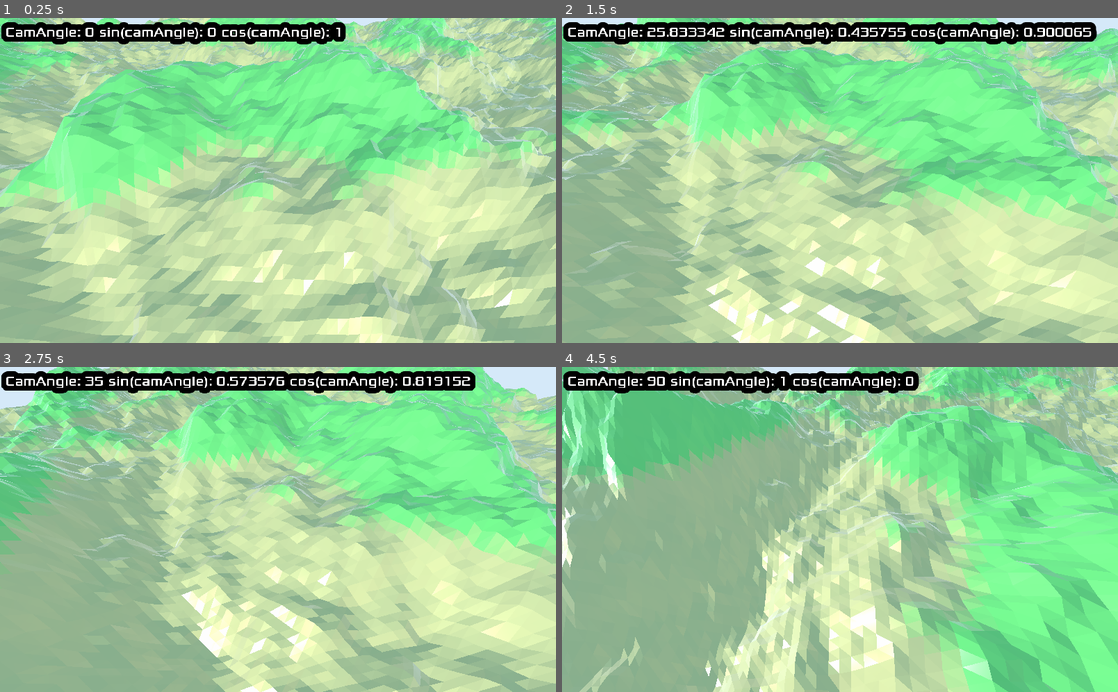
Above: before the commit, frames 1-4 (two rows, left to right).
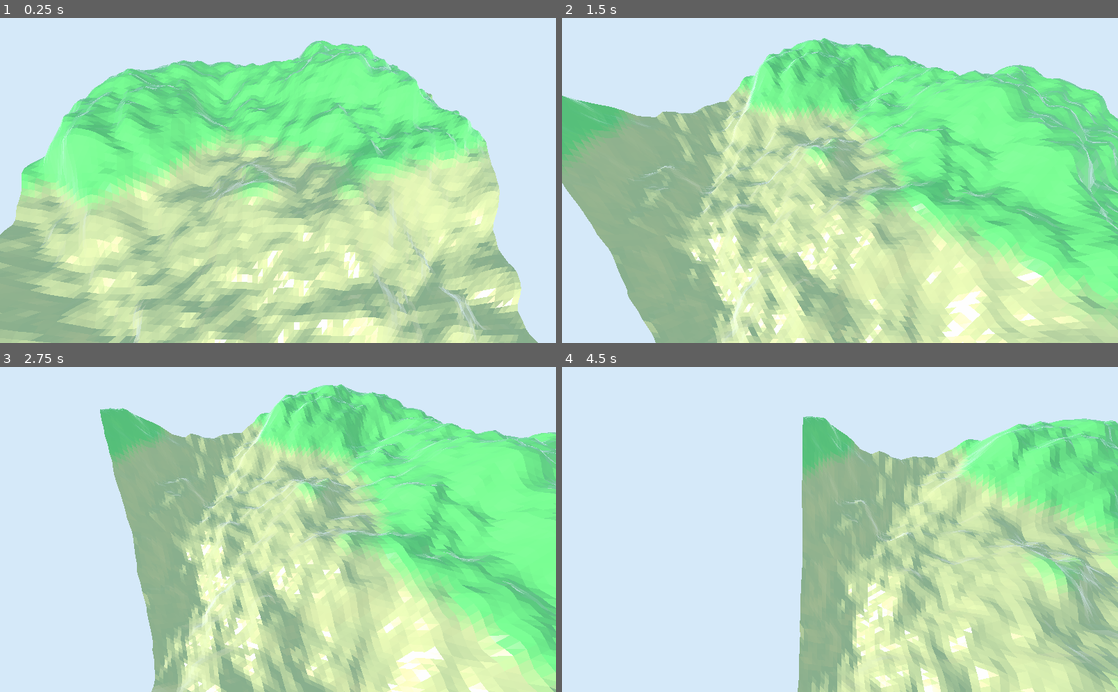
Above: after the commit, the same moments.

Repository: crystman/Godot_LowPolyTerrain
Game: Godot game, scene res://World.tscn
Same seed, same stepped clock (60 frames per second), same inputs: the game is played once before the commit and once after it.
Inputs:
- Up to frame 1 (0.25 s): no input
- Up to frame 2 (1.5 s): tap Enter (ui_accept) at 0.5, 0.77 s; hold E (ui_pan_right) 0.53-1.28 s; hold Shift (ui_shift, bound only after the commit) 0.53-1.28 s; hold Down (ui_down) from 1.28 s (still down); tap Shift (ui_shift, bound only after the commit) at 1.35 s
- Up to frame 3 (2.75 s): tap Enter (ui_accept) at 1.52 s; release Down (ui_down) at 2.03 s; hold E (ui_pan_right) from 2.03 s (still down); hold Shift (ui_shift, bound only after the commit) from 2.03 s (still down)
- Up to frame 4 (4.5 s): release E (ui_pan_right) at 2.78 s; release Shift (ui_shift, bound only after the commit) at 2.78 s; hold Up (ui_up) 2.78-3.53 s; tap Shift (ui_shift, bound only after the commit) at 2.85, 4.35 s; tap Enter (ui_accept) at 3.02, 3.77 s; hold Shift (ui_shift, bound only after the commit) 3.53-4.28 s; hold Left (ui_left) from 3.53 s (still down)

The runs differ from the first frame. In frame 1, 37% of the frame differs, in the area x 0-100%, y 0-100%; in frame 2, 64%; in frame 3, 74%; in frame 4, 90%.

Commit message:
Isolated Terrain Scene. TODO: Add visual indicator to current location

Diff:
--- a/LowPolyTerrain/MinorHUD.tscn
+++ b/LowPolyTerrain/MinorHUD.tscn
@@ -18,7 +18,6 @@
 margin_right = 1000.0
 margin_bottom = 42.7827
 custom_fonts/font = SubResource( 1 )
-text = "test"
 __meta__ = {
 "_edit_use_anchors_": false
 }
--- /dev/null
+++ b/LowPolyTerrain/Terrain.gd
@@ -0,0 +1,61 @@
+extends Spatial
+
+export var noisePeriod = 80
+export var noiseOctave = 6
+export var planeMeshSize = Vector2(100, 100)
+export var planeMeshSubdivideDepth = 99
+export var planeMeshSubdivideWidth = 99
+export var vertexAmplitude = 60
+
+var maxVertexHeight = 0
+var dataTool
+
+func _ready():
+	var noise = OpenSimplexNoise.new()
+	noise.period = noisePeriod
+	noise.octaves = noiseOctave
+
+	var planeMesh = PlaneMesh.new()
+	planeMesh.size = planeMeshSize
+	planeMesh.subdivide_depth = planeMeshSubdivideDepth
+	planeMesh.subdivide_width = planeMeshSubdivideWidth
+
+	var surfaceTool = SurfaceTool.new()
+	surfaceTool.create_from(planeMesh, 0)
+
+	var arrayPlane = surfaceTool.commit()
+
+	dataTool = MeshDataTool.new()
+	dataTool.create_from_surface(arrayPlane, 0)
+
+	for i in range(dataTool.get_vertex_count()):
+		var vertex = dataTool.get_vertex(i)
+		vertex.y = noise.get_noise_3d(vertex.x, vertex.y, vertex.z) * vertexAmplitude
+		maxVertexHeight = max(maxVertexHeight, vertex.y)
+		dataTool.set_vertex(i, vertex)
+#		vertex = dataTool.get_vertex(i)
+#		var message = "Vertex %s: %s %s %s"
+#		if vertex.z == 50 and (vertex.x > -10 and vertex.x < 10):
+#			print(message % [i, vertex.x, vertex.y, vertex.z])
+
+	for i in range(arrayPlane.get_surface_count()):
+		arrayPlane.surface_remove(i)
+
+	dataTool.commit_to_surface(arrayPlane)
+	surfaceTool.begin(Mesh.PRIMITIVE_TRIANGLES)
+	surfaceTool.create_from(arrayPlane, 0)
+	surfaceTool.generate_normals()
+
+	$MeshInstance.mesh = surfaceTool.commit()
+	$MeshInstance.set_surface_material(0, load("res://terrain.material"))
+
+	$MeshInstance.create_trimesh_collision()
+
+func get_coord_height(x, z):
+	var message = "coordinates to get height for: %s %s"
+	print(message % [x, z])
+	for i in range(dataTool.get_vertex_count()):
+		var vertex = dataTool.get_vertex(i)
+		if x == vertex.x & z == vertex.z:
+			return vertex.y
+	return 0.0
--- /dev/null
+++ b/LowPolyTerrain/Terrain.tscn
@@ -0,0 +1,8 @@
+[gd_scene load_steps=2 format=2]
+
+[ext_resource path="res://Terrain.gd" type="Script" id=1]
+
+[node name="Spatial" type="Spatial"]
+script = ExtResource( 1 )
+
+[node name="MeshInstance" type="MeshInstance" parent="."]
--- a/LowPolyTerrain/World.gd
+++ b/LowPolyTerrain/World.gd
@@ -2,60 +2,14 @@
 
 export var spawnRate = 1
 
-export var noisePeriod = 80
-export var noiseOctave = 6
-export var planeMeshSize = Vector2(400, 400)
-export var planeMeshSubdivideDepth = 200
-export var planeMeshSubdivideWidth = 200
-export var vertexAmplitude = 60
-
 export var cameraSpeed = 20
 export var movementMultiplier = 3
 
-var maxVertexHeight = 0
-
 func _ready():
-	var noise = OpenSimplexNoise.new()
-	noise.period = noisePeriod
-	noise.octaves = noiseOctave
-
-	var planeMesh = PlaneMesh.new()
-	planeMesh.size = planeMeshSize
-	planeMesh.subdivide_depth = planeMeshSubdivideDepth
-	planeMesh.subdivide_width = planeMeshSubdivideWidth
-
-	var surfaceTool = SurfaceTool.new()
-	surfaceTool.create_from(planeMesh, 0)
-
-	var arrayPlane = surfaceTool.commit()
-
-	var dataTool = MeshDataTool.new()
-	dataTool.create_from_surface(arrayPlane, 0)
-
-	for i in range(dataTool.get_vertex_count()):
-		var vertex = dataTool.get_vertex(i)
-		vertex.y = noise.get_noise_3d(vertex.x, vertex.y, vertex.z) * vertexAmplitude
-		maxVertexHeight = max(maxVertexHeight, vertex.y)
-		dataTool.set_vertex(i, vertex)
-
-	for i in range(arrayPlane.get_surface_count()):
-		arrayPlane.surface_remove(i)
-
-	dataTool.commit_to_surface(arrayPlane)
-	surfaceTool.begin(Mesh.PRIMITIVE_TRIANGLES)
-	surfaceTool.create_from(arrayPlane, 0)
-	surfaceTool.generate_normals()
-
-	var meshInstance = MeshInstance.new()
-	meshInstance.mesh = surfaceTool.commit()
-	meshInstance.set_surface_material(0, load("res://terrain.material"))
-
-	meshInstance.create_trimesh_collision()
-
-	add_child(meshInstance)
-
+	pass
 
 func _process(delta):
+	# Rotation Presets
 	var camAngle = $Translate/Rotate.rotation_degrees.y
 	if Input.is_action_just_pressed("ui_accept"):
 		if camAngle == 0:
@@ -71,18 +25,21 @@
 			$Translate/Rotate.rotation_degrees.y = 0
 			camAngle = 0
 
+	# Rotate
 	var rotateValue = 0
 	if Input.is_action_pressed("ui_pan_right"):
-		rotateValue += 50
+		if Input.is_action_pressed("ui_shift"):
+			rotateValue += 100
+		else:
+			rotateValue += 50
 	if Input.is_action_pressed("ui_pan_left"):
-		rotateValue -= 50
-	if Input.is_action_pressed("ui_pan_right_fast"):
-		rotateValue += 100
-	if Input.is_action_pressed("ui_pan_left_fast"):
-		rotateValue -= 100
+		if Input.is_action_pressed("ui_shift"):
+			rotateValue -= 100
+		else:
+			rotateValue -= 50
 	$Translate/Rotate.rotation_degrees.y = camAngle + (delta * rotateValue)
 
-	# Might have changed the angle, lets update the value
+	# Zoom
 	camAngle = $Translate/Rotate.rotation_degrees.y
 	var camPos = $Translate/Rotate/Camera.translation
 	if Input.is_action_pressed("ui_zoom_in") && camPos.y > 10:
@@ -90,32 +47,40 @@
 	if Input.is_action_pressed("ui_zoom_out") && camPos.y < 100:
 		$Translate/Rotate/Camera.translate(Vector3(0, delta * 50, delta * 50))
 
+	# Movement
 	var vectorTranslate = Vector3(0, 0, 0)
 	if Input.is_action_pressed("ui_up"):
-		vectorTranslate.x += (-sin(deg2rad(camAngle)) * delta * cameraSpeed)
-		vectorTranslate.z += (-cos(deg2rad(camAngle)) * delta * cameraSpeed)
-	if Input.is_action_pressed("ui_up_shift"):
-		vectorTranslate.x += (-sin(deg2rad(camAngle)) * delta * cameraSpeed * movementMultiplier)
-		vectorTranslate.z += (-cos(deg2rad(camAngle)) * delta * cameraSpeed * movementMultiplier)
+		if Input.is_action_pressed("ui_shift"):
+			vectorTranslate.x += (-sin(deg2rad(camAngle)) * delta * cameraSpeed * movementMultiplier)
+			vectorTranslate.z += (-cos(deg2rad(camAngle)) * delta * cameraSpeed * movementMultiplier)
+		else:
+			vectorTranslate.x += (-sin(deg2rad(camAngle)) * delta * cameraSpeed)
+			vectorTranslate.z += (-cos(deg2rad(camAngle)) * delta * cameraSpeed)
 	if Input.is_action_pressed("ui_down"):
-		vectorTranslate.x += (sin(deg2rad(camAngle)) * delta * cameraSpeed)
-		vectorTranslate.z += (cos(deg2rad(camAngle)) * delta * cameraSpeed)
-	if Input.is_action_pressed("ui_down_shift"):
-		vectorTranslate.x += (sin(deg2rad(camAngle)) * delta * cameraSpeed * movementMultiplier)
-		vectorTranslate.z += (cos(deg2rad(camAngle)) * delta * cameraSpeed * movementMultiplier)
+		if Input.is_action_pressed("ui_shift"):
+			vectorTranslate.x += (sin(deg2rad(camAngle)) * delta * cameraSpeed * movementMultiplier)
+			vectorTranslate.z += (cos(deg2rad(camAngle)) * delta * cameraSpeed * movementMultiplier)
+		else:
+			vectorTranslate.x += (sin(deg2rad(camAngle)) * delta * cameraSpeed)
+			vectorTranslate.z += (cos(deg2rad(camAngle)) * delta * cameraSpeed)
 	if Input.is_action_pressed("ui_left"):
-		vectorTranslate.x += (-cos(deg2rad(camAngle)) * delta * cameraSpeed)
-		vectorTranslate.z += (sin(deg2rad(camAngle)) * delta * cameraSpeed)
-	if Input.is_action_pressed("ui_left_shift"):
-		vectorTranslate.x += (-cos(deg2rad(camAngle)) * delta * cameraSpeed * movementMultiplier)
-		vectorTranslate.z += (sin(deg2rad(camAngle)) * delta * cameraSpeed * movementMultiplier)
+		if Input.is_action_pressed("ui_shift"):
+			vectorTranslate.x += (-cos(deg2rad(camAngle)) * delta * cameraSpeed * movementMultiplier)
+			vectorTranslate.z += (sin(deg2rad(camAngle)) * delta * cameraSpeed * movementMultiplier)
+		else:
+			vectorTranslate.x += (-cos(deg2rad(camAngle)) * delta * cameraSpeed)
+			vectorTranslate.z += (sin(deg2rad(camAngle)) * delta * cameraSpeed)
 	if Input.is_action_pressed("ui_right"):
-		vectorTranslate.x += (cos(deg2rad(camAngle)) * delta * cameraSpeed)
-		vectorTranslate.z += (-sin(deg2rad(camAngle)) * delta * cameraSpeed)
-	if Input.is_action_pressed("ui_right_shift"):
-		vectorTranslate.x += (cos(deg2rad(camAngle)) * delta * cameraSpeed * movementMultiplier)
-		vectorTranslate.z += (-sin(deg2rad(camAngle)) * delta * cameraSpeed * movementMultiplier)
+		if Input.is_action_pressed("ui_shift"):
+			vectorTranslate.x += (cos(deg2rad(camAngle)) * delta * cameraSpeed * movementMultiplier)
+			vectorTranslate.z += (-sin(deg2rad(camAngle)) * delta * cameraSpeed * movementMultiplier)
+		else:
+			vectorTranslate.x += (cos(deg2rad(camAngle)) * delta * cameraSpeed)
+			vectorTranslate.z += (-sin(deg2rad(camAngle)) * delta * cameraSpeed)
 	$Translate.translate(vectorTranslate)
 
-	var printString = "CamAngle: %s sin(camAngle): %s cos(camAngle): %s"
-	$HUD1.update_text(printString % [camAngle, sin(deg2rad(camAngle)), cos(deg2rad(camAngle))])
+	# Update HUD message
+#	var printString = "CamAngle: %s sin(camAngle): %s cos(camAngle): %s"
+#	$HUD.update_text(printString % [camAngle, sin(deg2rad(camAngle)), cos(deg2rad(camAngle))])
+
+	# Get current location
--- a/LowPolyTerrain/World.tscn
+++ b/LowPolyTerrain/World.tscn
@@ -1,8 +1,9 @@
-[gd_scene load_steps=8 format=2]
+[gd_scene load_steps=9 format=2]
 
 [ext_resource path="res://World.gd" type="Script" id=1]
 [ext_resource path="res://terrain.material" type="Material" id=2]
 [ext_resource path="res://MinorHUD.tscn" type="PackedScene" id=3]
+[ext_resource path="res://Terrain.tscn" type="PackedScene" id=4]
 
 [sub_resource type="CapsuleMesh" id=1]
 
@@ -16,6 +17,8 @@
 
 [node name="World" type="Spatial"]
 script = ExtResource( 1 )
+
+[node name="Terrain" parent="." instance=ExtResource( 4 )]
 
 [node name="Translate" type="Spatial" parent="."]
 
@@ -45,4 +48,4 @@
 mesh = SubResource( 3 )
 material/0 = SubResource( 4 )
 
-[node name="HUD1" parent="." instance=ExtResource( 3 )]
+[node name="HUD" parent="." instance=ExtResource( 3 )]
--- a/LowPolyTerrain/project.godot
+++ b/LowPolyTerrain/project.godot
@@ -49,30 +49,6 @@
 , Object(InputEventKey,"resource_local_to_scene":false,"resource_name":"","device":0,"alt":false,"shift":false,"control":false,"meta":false,"command":false,"pressed":false,"scancode":83,"unicode":0,"echo":false,"script":null)
  ]
 }
-ui_left_shift={
-"deadzone": 0.5,
-"events": [ Object(InputEventKey,"resource_local_to_scene":false,"resource_name":"","device":0,"alt":false,"shift":true,"control":false,"meta":false,"command":false,"pressed":false,"scancode":16777231,"unicode":0,"echo":false,"script":null)
-, Object(InputEventKey,"resource_local_to_scene":false,"resource_name":"","device":0,"alt":false,"shift":true,"control":false,"meta":false,"command":false,"pressed":false,"scancode":65,"unicode":0,"echo":false,"script":null)
- ]
-}
-ui_right_shift={
-"deadzone": 0.5,
-"events": [ Object(InputEventKey,"resource_local_to_scene":false,"resource_name":"","device":0,"alt":false,"shift":true,"control":false,"meta":false,"command":false,"pressed":false,"scancode":16777233,"unicode":0,"echo":false,"script":null)
-, Object(InputEventKey,"resource_local_to_scene":false,"resource_name":"","device":0,"alt":false,"shift":true,"control":false,"meta":false,"command":false,"pressed":false,"scancode":68,"unicode":0,"echo":false,"script":null)
- ]
-}
-ui_down_shift={
-"deadzone": 0.5,
-"events": [ Object(InputEventKey,"resource_local_to_scene":false,"resource_name":"","device":0,"alt":false,"shift":true,"control":false,"meta":false,"command":false,"pressed":false,"scancode":16777234,"unicode":0,"echo":false,"script":null)
-, Object(InputEventKey,"resource_local_to_scene":false,"resource_name":"","device":0,"alt":false,"shift":true,"control":false,"meta":false,"command":false,"pressed":false,"scancode":83,"unicode":0,"echo":false,"script":null)
- ]
-}
-ui_up_shift={
-"deadzone": 0.5,
-"events": [ Object(InputEventKey,"resource_local_to_scene":false,"resource_name":"","device":0,"alt":false,"shift":true,"control":false,"meta":false,"command":false,"pressed":false,"scancode":16777232,"unicode":0,"echo":false,"script":null)
-, Object(InputEventKey,"resource_local_to_scene":false,"resource_name":"","device":0,"alt":false,"shift":true,"control":false,"meta":false,"command":false,"pressed":false,"scancode":87,"unicode":0,"echo":false,"script":null)
- ]
-}
 ui_pan_left={
 "deadzone": 0.5,
 "events": [ Object(InputEventKey,"resource_local_to_scene":false,"resource_name":"","device":0,"alt":false,"shift":false,"control":false,"meta":false,"command":false,"pressed":false,"scancode":81,"unicode":0,"echo":false,"script":null)
@@ -81,16 +57,6 @@
 ui_pan_right={
 "deadzone": 0.5,
 "events": [ Object(InputEventKey,"resource_local_to_scene":false,"resource_name":"","device":0,"alt":false,"shift":false,"control":false,"meta":false,"command":false,"pressed":false,"scancode":69,"unicode":0,"echo":false,"script":null)
- ]
-}
-ui_pan_left_fast={
-"deadzone": 0.5,
-"events": [ Object(InputEventKey,"resource_local_to_scene":false,"resource_name":"","device":0,"alt":false,"shift":true,"control":false,"meta":false,"command":false,"pressed":false,"scancode":81,"unicode":0,"echo":false,"script":null)
- ]
-}
-ui_pan_right_fast={
-"deadzone": 0.5,
-"events": [ Object(InputEventKey,"resource_local_to_scene":false,"resource_name":"","device":0,"alt":false,"shift":true,"control":false,"meta":false,"command":false,"pressed":false,"scancode":69,"unicode":0,"echo":false,"script":null)
  ]
 }
 ui_zoom_in={
@@ -103,6 +69,11 @@
 "events": [ Object(InputEventKey,"resource_local_to_scene":false,"resource_name":"","device":0,"alt":false,"shift":false,"control":false,"meta":false,"command":false,"pressed":false,"scancode":16777236,"unicode":0,"echo":false,"script":null)
  ]
 }
+ui_shift={
+"deadzone": 0.5,
+"events": [ Object(InputEventKey,"resource_local_to_scene":false,"resource_name":"","device":0,"alt":false,"shift":false,"control":false,"meta":false,"command":false,"pressed":false,"scancode":16777237,"unicode":0,"echo":false,"script":null)
+ ]
+}
 
 [rendering]
 
